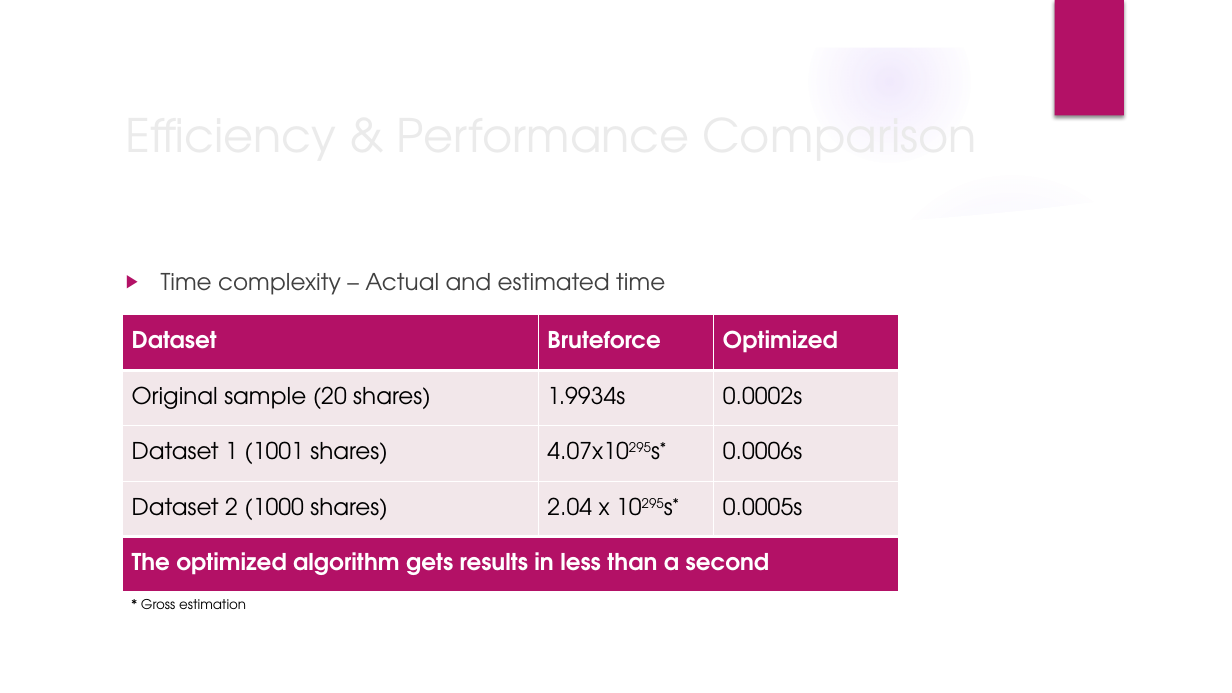
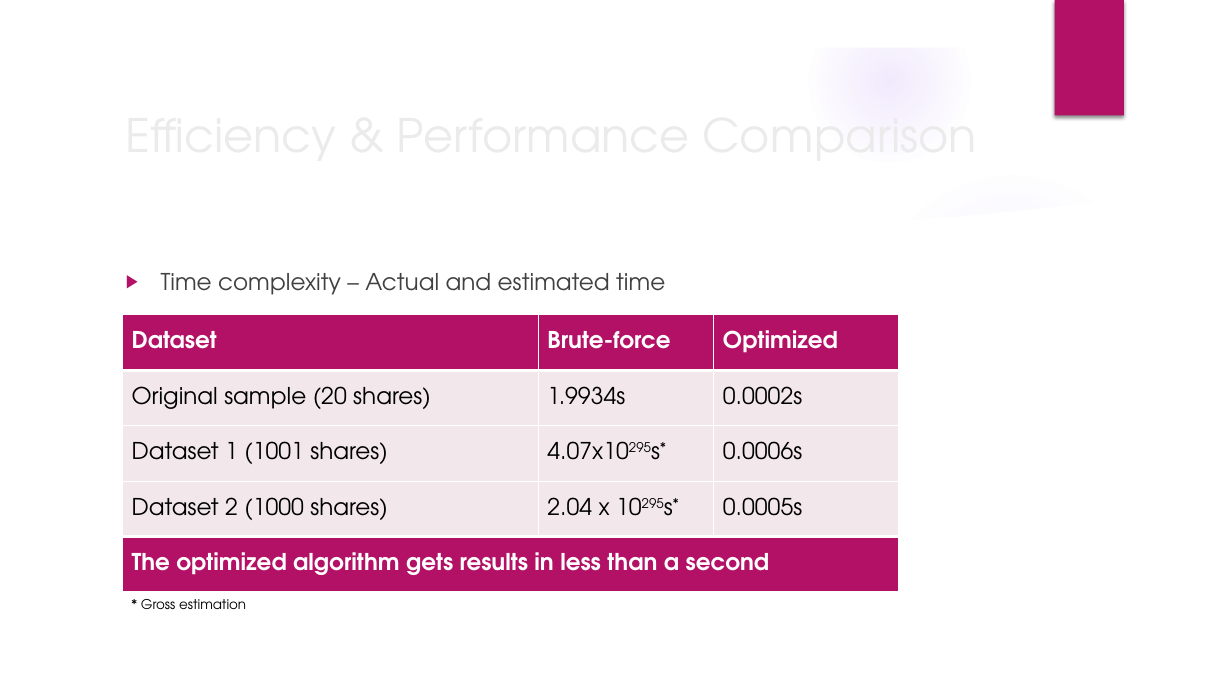
Before and after one commit to franfif/algoinvest-trade, a slide deck: slide 11 of Project7_Presentation.pptx. Drawn at 1232x693 pixels with LibreOffice and Linux fonts; fonts in the diff are those of the drawing; background and template pictures are left out. Boxes give left, top, right and bottom in pixels: in the first picture for what was removed or moved away, otherwise in the second. Text is boxed around its words. In the diff, an @@ line names an element or a change of style, - is before the commit and + after.

```diff
--- a/Project7_Presentation.pptx
+++ b/Project7_Presentation.pptx
@@ table at (122,315,898,592) @@
-row 1, column 2: Bruteforce
+row 1, column 2: Brute-force
```
Also in this commit, not shown: 10 other slides changed, 3 slides added, 3 slides removed.
